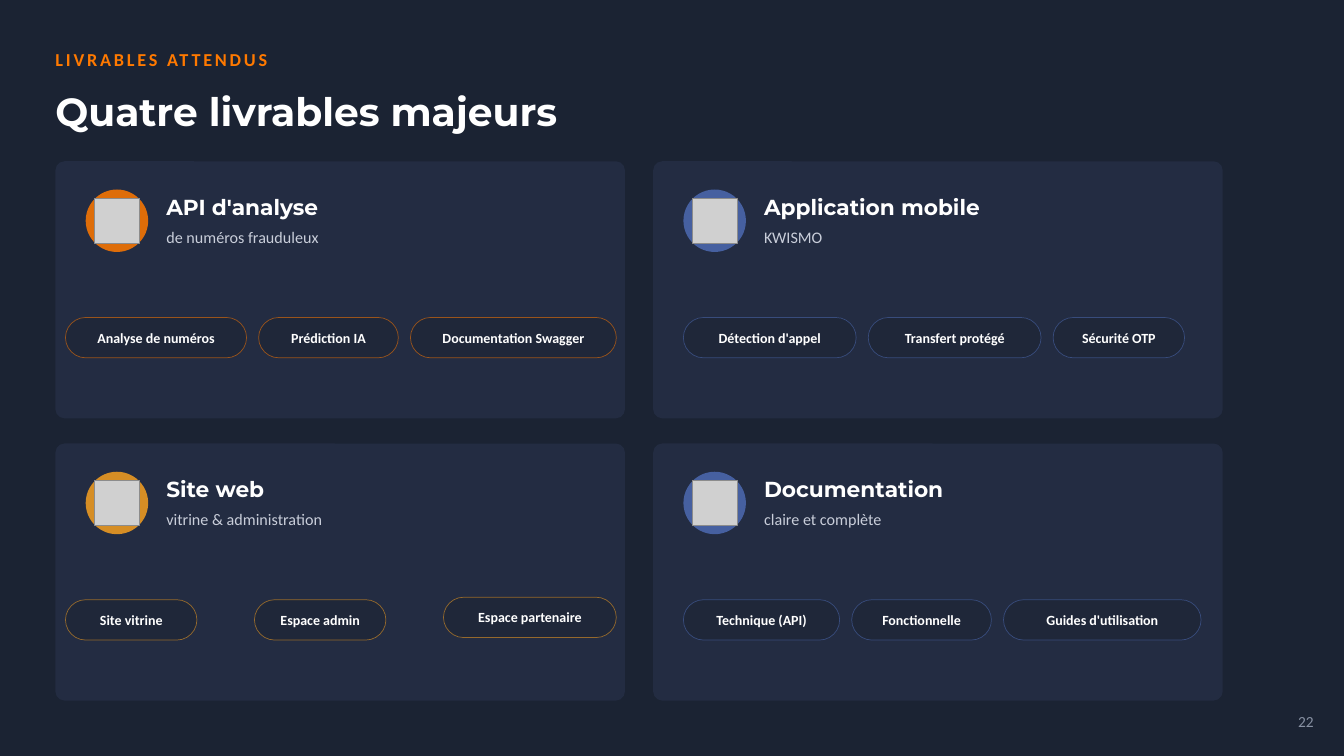
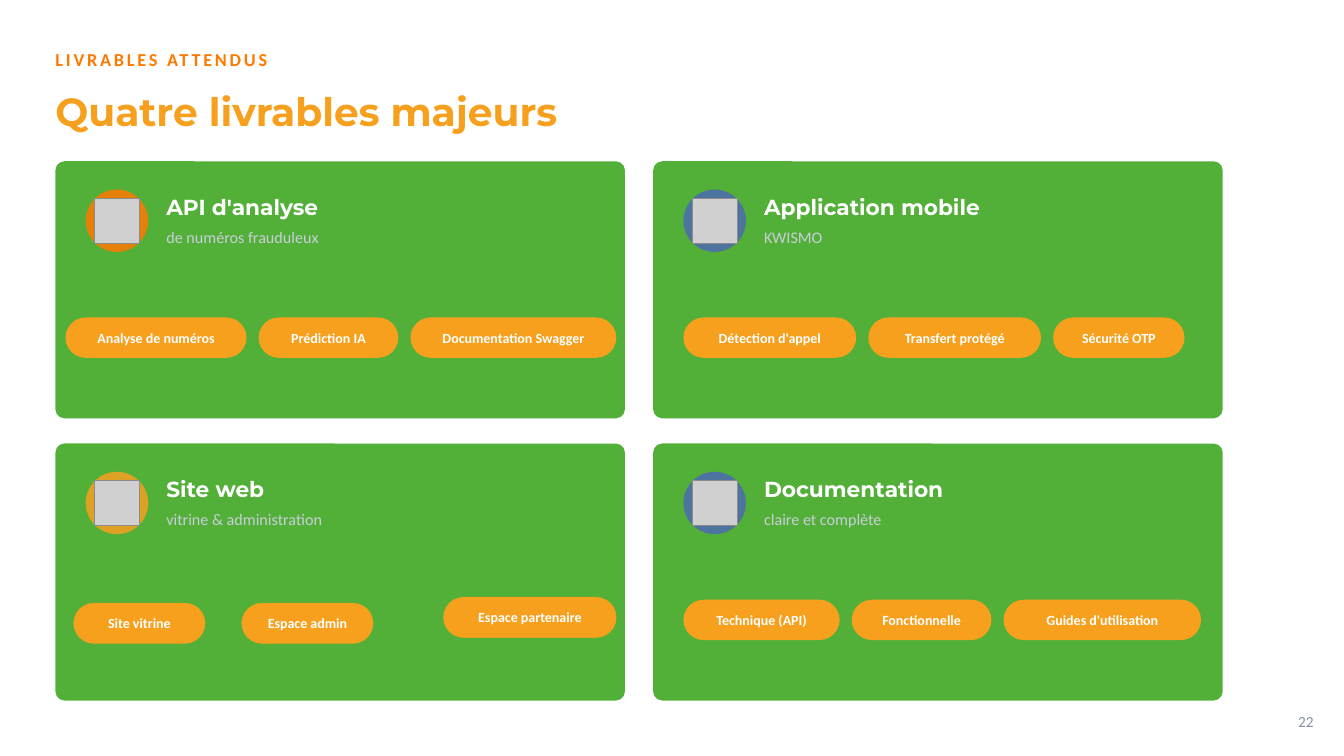
Before and after one commit to kwismo-support/Kwismo, a slide deck: slide 22 of cadrage/KWISMO_Presentation.pptx. Drawn at 1344x756 pixels with LibreOffice and Linux fonts; fonts in the diff are those of the drawing; grey boxes stand for pictures; background and template pictures are left out. Boxes give left, top, right and bottom in pixels: in the first picture for what was removed or moved away, otherwise in the second. Text is boxed around its words. In the diff, an @@ line names an element or a change of style, - is before the commit and + after.

```diff
--- a/cadrage/KWISMO_Presentation.pptx
+++ b/cadrage/KWISMO_Presentation.pptx
@@ background picture (left out) to #FFFFFF @@
@@ text "Quatre livrables majeurs" at [55,95,558,134]: text colour #FFFFFF to #F6A01E @@
@@ fill #1F2739 to #F6A01E; outline #FF7900 0.5 pt to none in 3 elements at [66,318,247,358], [259,318,399,358], [410,318,616,358] @@
@@ fill #232C42 to #52B038 in 4 elements at [55,161,625,418], [653,161,1223,418], [55,444,625,701], [653,444,1223,701] @@
@@ text "Site vitrine": place and size @@
-text "Site vitrine" at [100,615,163,625]
+text "Site vitrine" at [108,618,171,628]
@@ rounded rectangle: place and size @@
-rounded rectangle at [66,600,197,640]
+rounded rectangle at [74,603,205,643]
@@ text "Espace admin": place and size @@
-text "Espace admin" at [280,615,360,628]
+text "Espace admin" at [268,618,347,631]
@@ rounded rectangle: place and size @@
-rounded rectangle at [254,600,385,640]
+rounded rectangle at [242,603,373,643]
@@ fill #1F2739 to #F6A01E in 3 elements at [444,597,616,637], [74,603,205,643], [242,603,373,643] @@
@@ fill #1F2739 to #F6A01E; outline #4D6AB1 0.5 pt to none in 6 elements at [684,318,856,358], [868,318,1041,358], [1054,318,1185,358], [684,600,840,640], [852,600,992,640], [1004,600,1202,640] @@
```
Also in this commit, not shown: 24 other slides changed, 3 other files.
